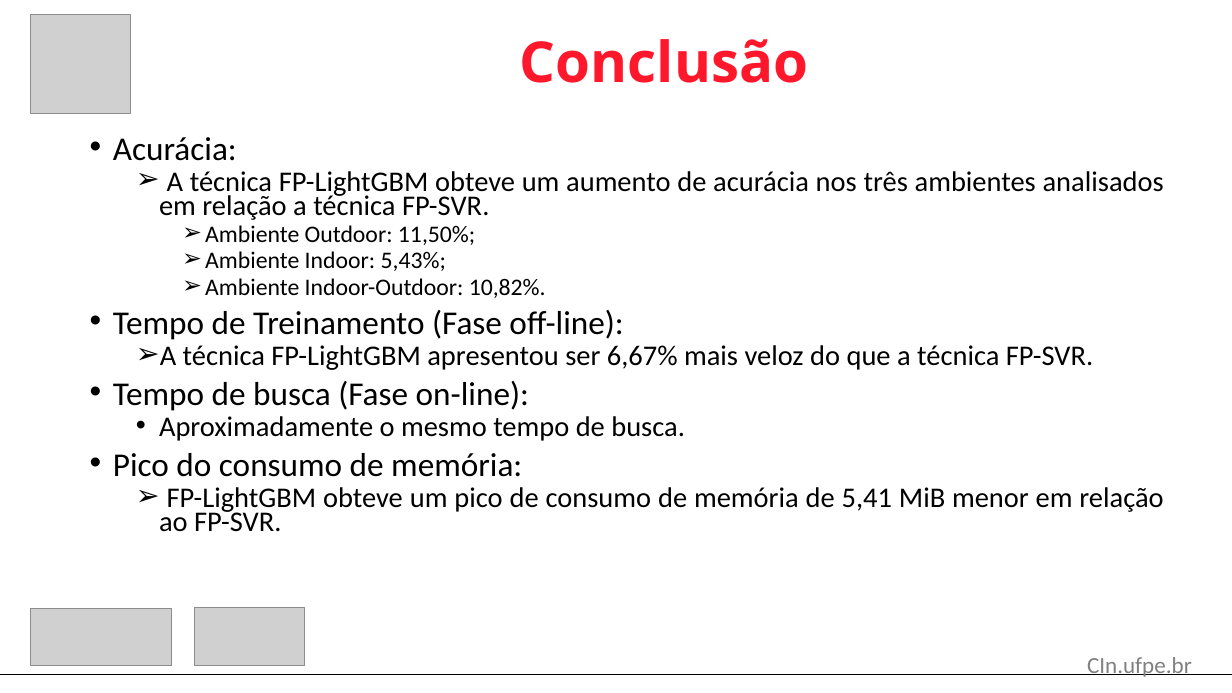
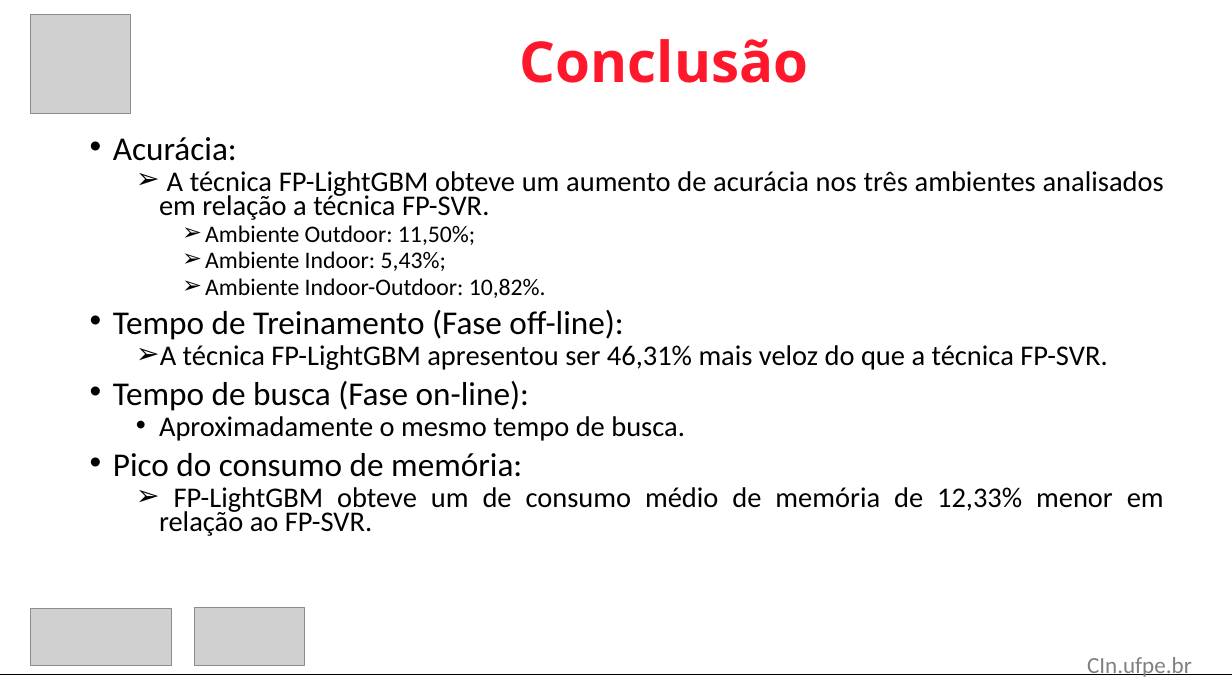
Before and after one commit to Douglast1997/TG-2020.1, a slide deck: slide 38 of Apresentação/Apresentação_TG 2020.3.pptx (slide 37 before the commit). Drawn at 1232x693 pixels with LibreOffice and Linux fonts; fonts in the diff are those of the drawing; grey boxes stand for pictures. Boxes give left, top, right and bottom in pixels: in the first picture for what was removed or moved away, otherwise in the second. Text is boxed around its words. In the diff, an @@ line names an element or a change of style, - is before the commit and + after.

Commit message:
update slides

```diff
--- a/Apresentação/Apresentação_TG 2020.3.pptx
+++ b/Apresentação/Apresentação_TG 2020.3.pptx
@@ text at (160, 345, 1107, 370): text changed @@
-  ➢ A técnica FP-LightGBM apresentou ser 6,67% mais veloz do que a técnica FP-SVR.
+  ➢ A técnica FP-LightGBM apresentou ser 46,31% mais veloz do que a técnica FP-SVR.
@@ text at (159, 487, 1164, 536): text changed @@
-  ➢ FP-LightGBM obteve um pico de consumo de memória de 5,41 MiB menor em relação ao FP-SVR.
+  ➢ FP-LightGBM obteve um de consumo médio de memória de 12,33% menor em relação ao FP-SVR.
```
Also in this commit, not shown: 5 other slides changed, 1 slide added, 11 other files.
